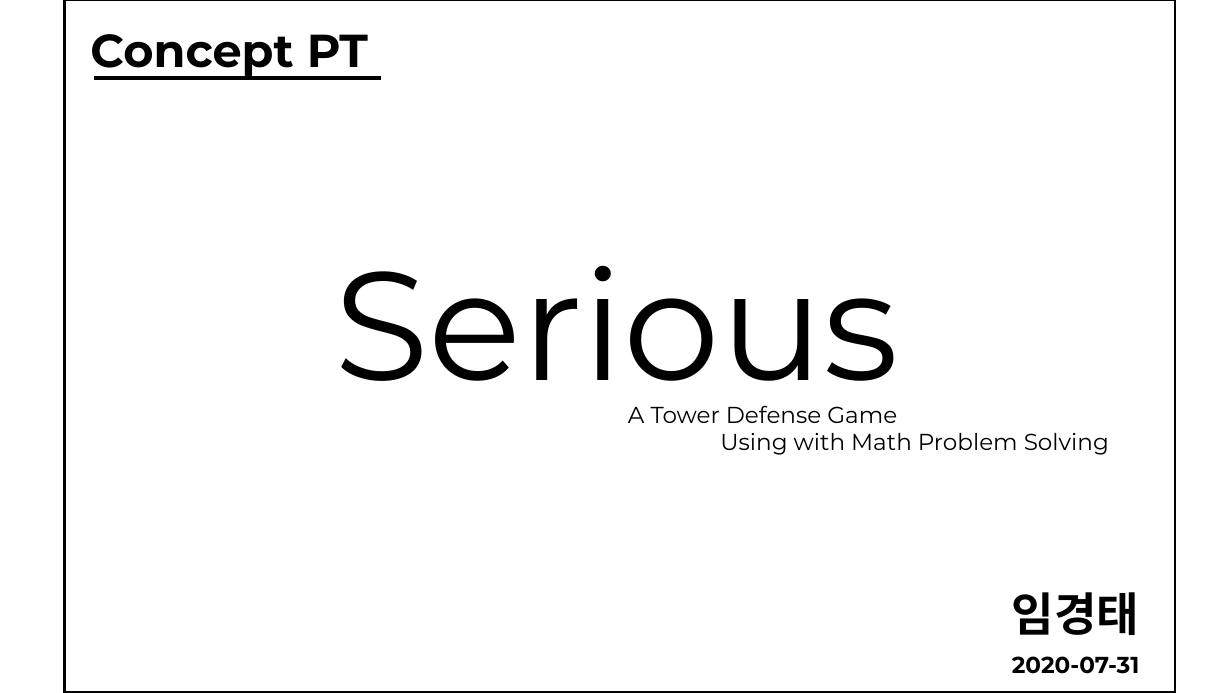
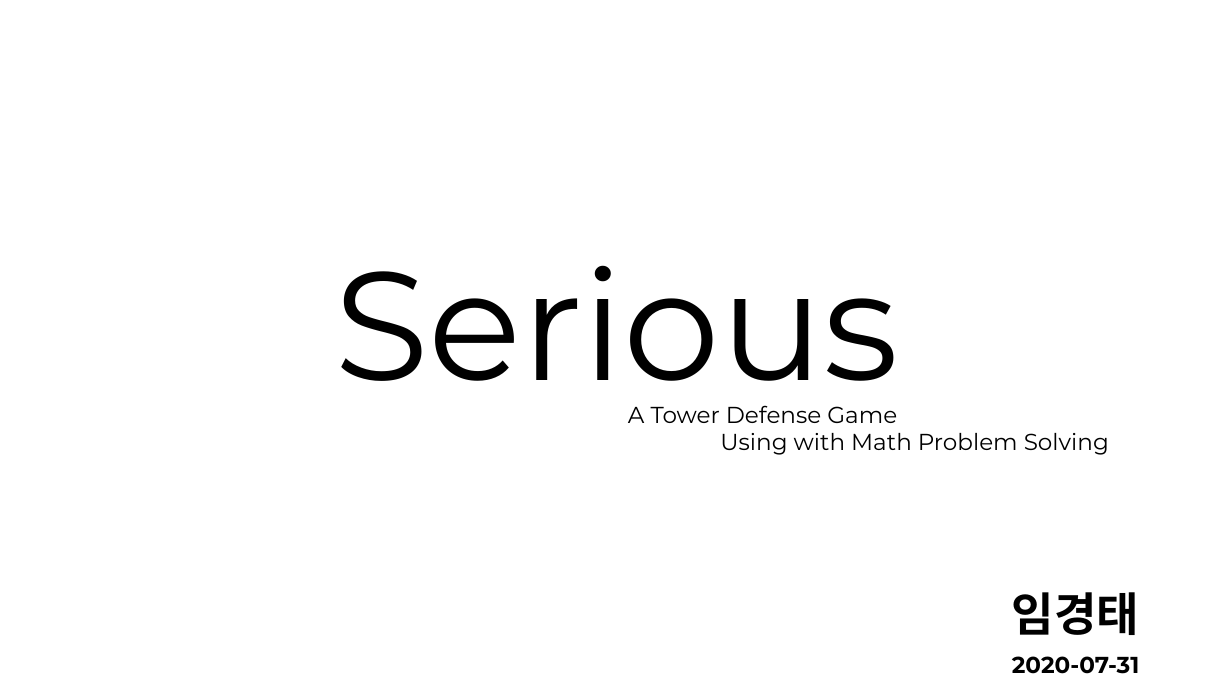
Before and after one commit to Bandyck/Design, a slide deck: slide 1 of 컨셉PT_Serious_임경태.pptx. Drawn at 1232x693 pixels with LibreOffice and Linux fonts; fonts in the diff are those of the drawing; background and template pictures are left out. Boxes give left, top, right and bottom in pixels: in the first picture for what was removed or moved away, otherwise in the second. Text is boxed around its words. In the diff, an @@ line names an element or a change of style, - is before the commit and + after.

```diff
--- a/컨셉PT_Serious_임경태.pptx
+++ b/컨셉PT_Serious_임경태.pptx
@@ rectangle at [65, 0, 1176, 693]: outline #000000 2.25 pt to none @@
@@ text removed at [90, 34, 368, 78] @@
-Concept PT
@@ line removed from (94, 79) to (381, 79) @@
```
Also in this commit, not shown: 7 other slides changed, 8 slides added, 2 slides removed, 2 other files.
